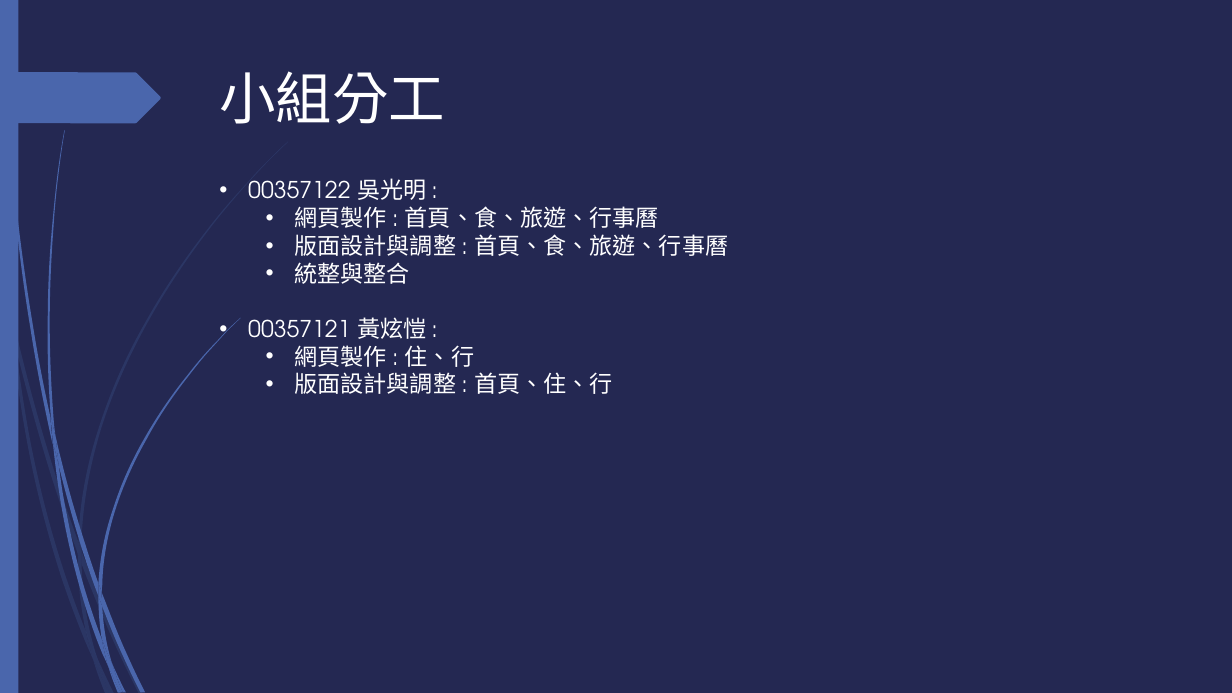
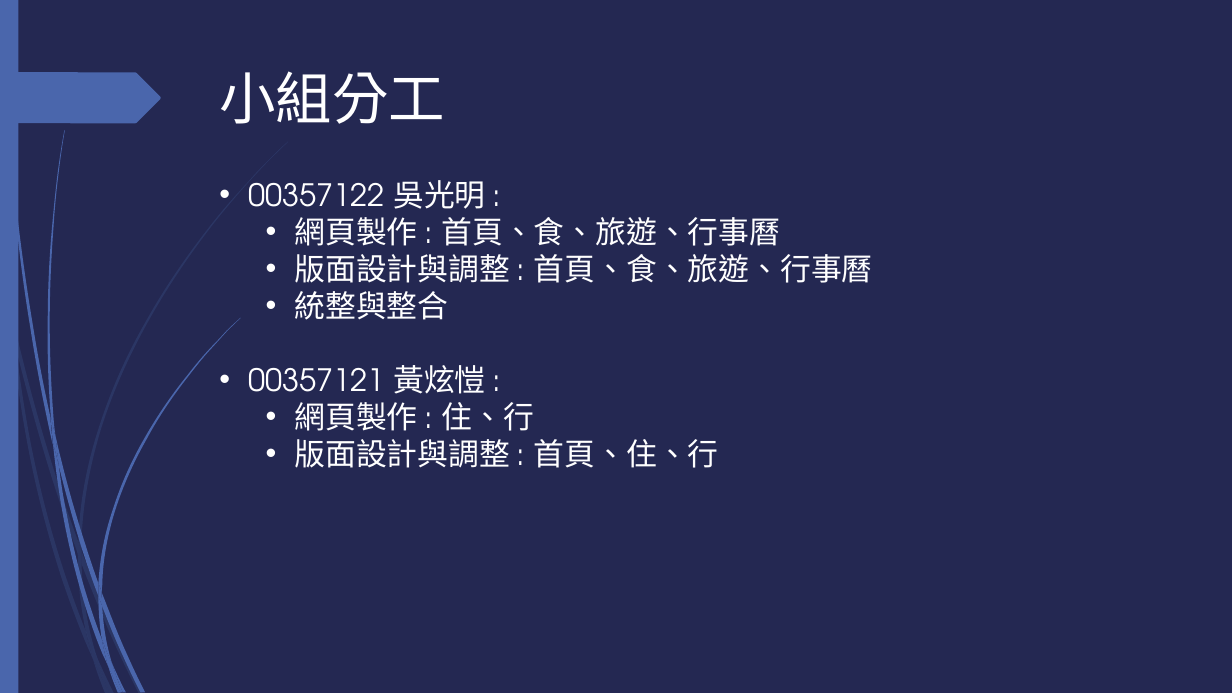
Before and after one commit to aaron850426/aaron850426.github.io, a slide deck: slide 12 of document.pptx. Drawn at 1232x693 pixels with LibreOffice and Linux fonts; fonts in the diff are those of the drawing. Boxes give left, top, right and bottom in pixels: in the first picture for what was removed or moved away, otherwise in the second. Text is boxed around its words. In the diff, an @@ line names an element or a change of style, - is before the commit and + after.

```diff
--- a/document.pptx
+++ b/document.pptx
@@ text "00357122 吳光明 :" at bbox=[248, 180, 873, 468]: size 18 to 24 pt @@
```
Also in this commit, not shown: 1 other slide changed, 1 other file.
